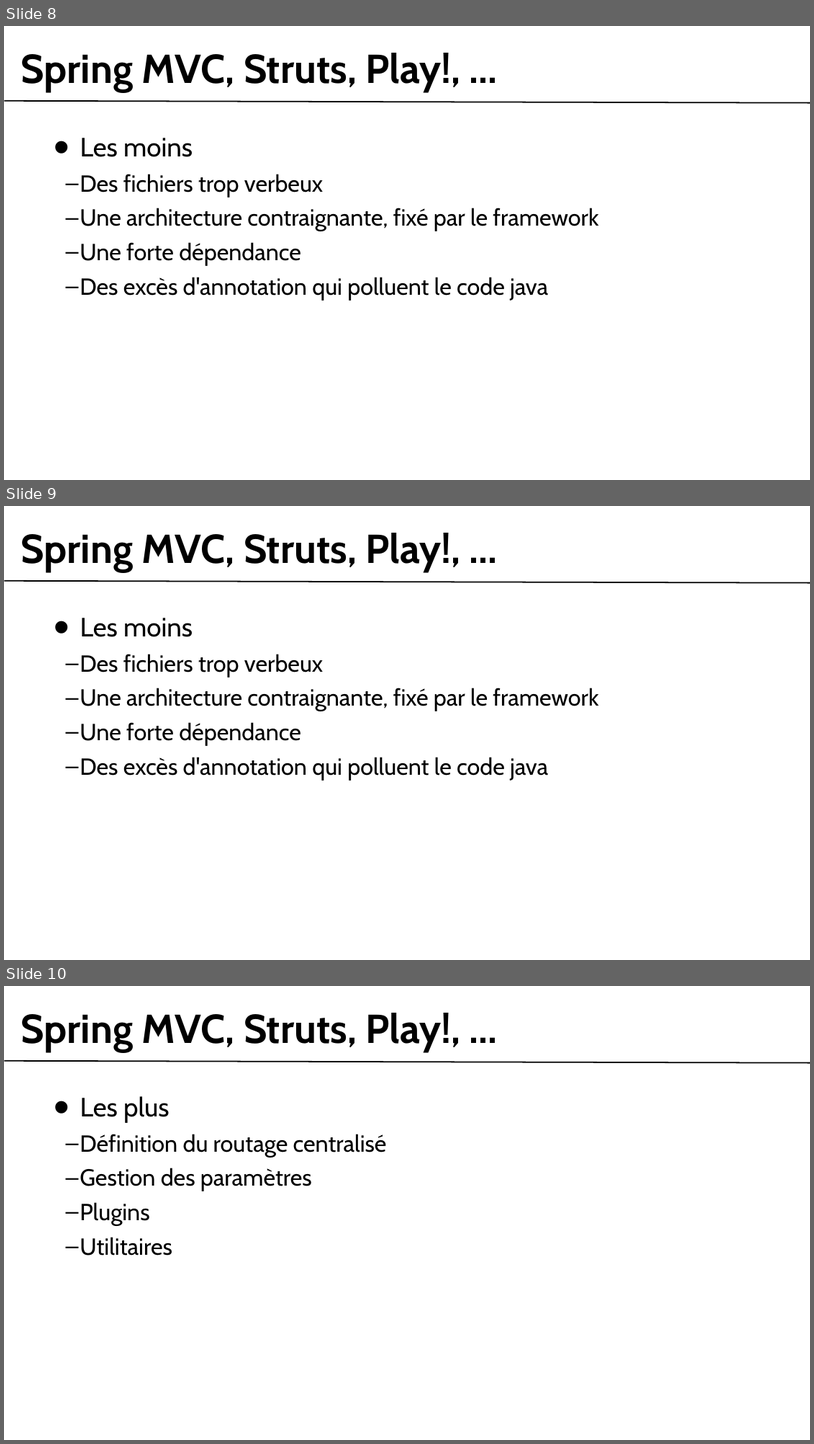
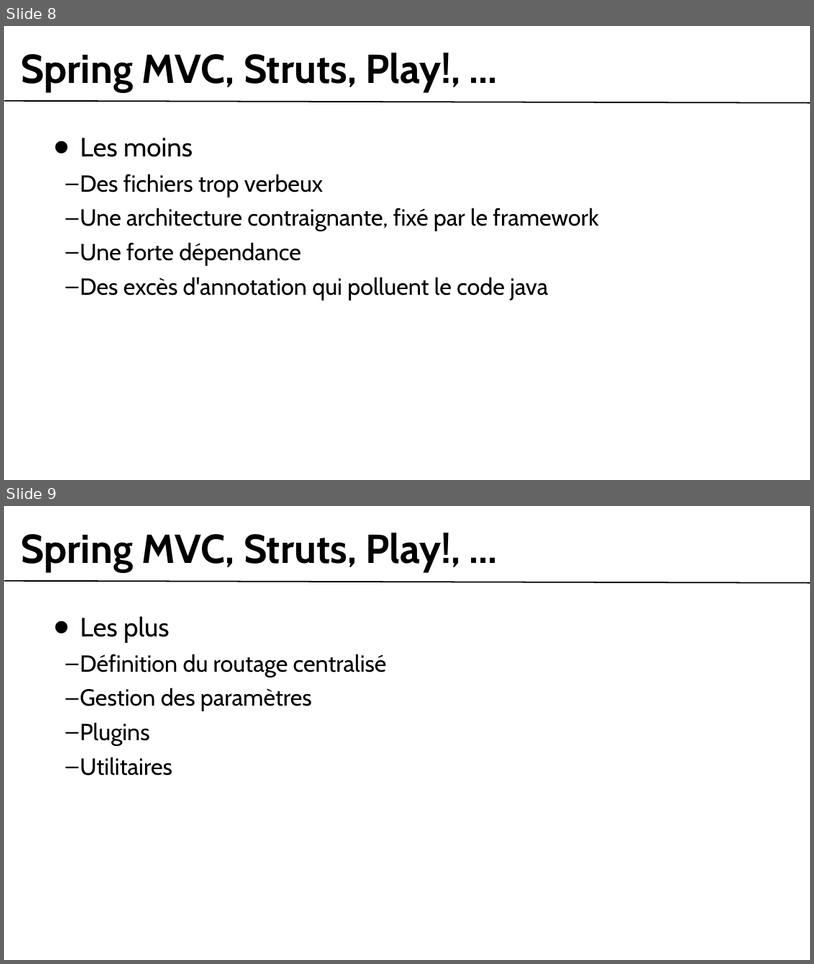
Before and after one commit to webmotion-framework/webmotion, a slide deck: webmotion-website/src/main/webapp/presentation_devoxx.odp. Shown one above the other, each under a label of ours: slides 8, 9 and 10 before the commit, slides 8 and 9 after it. The pictures are 814x1444 and 814x964 pixels, drawn with LibreOffice and Linux fonts; fonts in the diff are those of the drawing; background and template pictures are left out. Boxes give left, top, right and bottom in pixels: in the first picture for what was removed or moved away, otherwise in the second. Text is boxed around its words. In the diff, an @@ line names an element or a change of style, - is before the commit and + after.

```diff
--- a/webmotion-website/src/main/webapp/presentation_devoxx.odp
+++ b/webmotion-website/src/main/webapp/presentation_devoxx.odp
@@ slide 9 removed at (x1=4, y1=506, x2=810, y2=960), background #FFFFFF; not listed: 1 template element that a slide beside it also shows @@
@@ title removed at (x1=21, y1=533, x2=461, y2=572) @@
-Spring MVC, Struts, Play!, ...
@@ text removed at (x1=80, y1=618, x2=599, y2=780) @@
-• Les moins
-  – Des fichiers trop verbeux
-  – Une architecture contraignante, fixé par le framework
-  – Une forte dépendance
-  – Des excès d'annotation qui polluent le code java
@@ what was slide 10 is now slide 9 @@
```
Also in this commit, not shown: 3 slides changed, 1 slide added.
